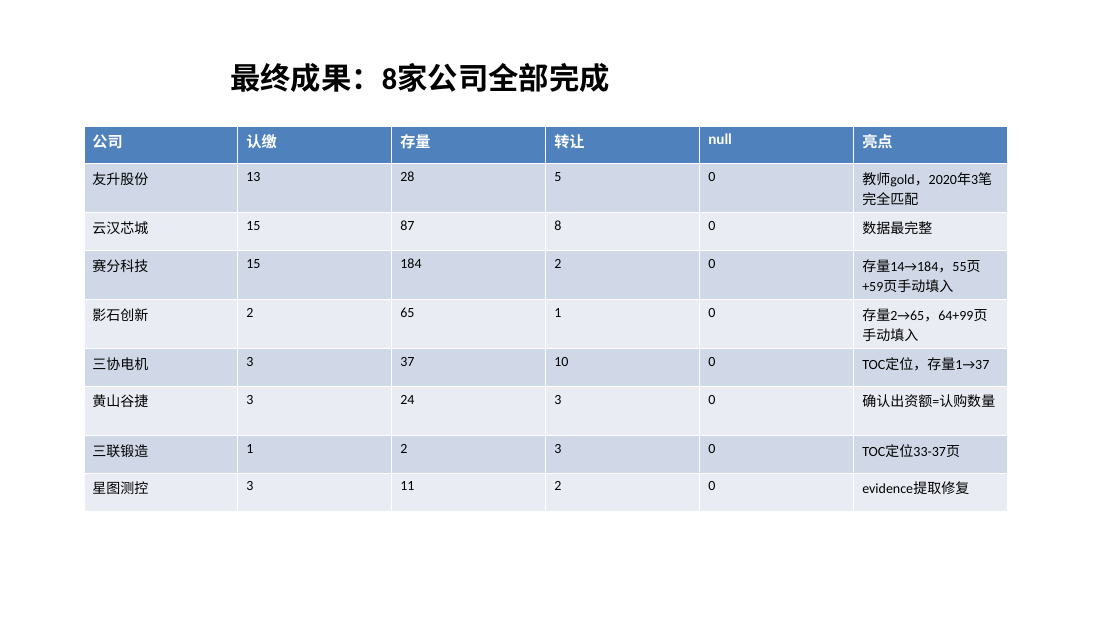
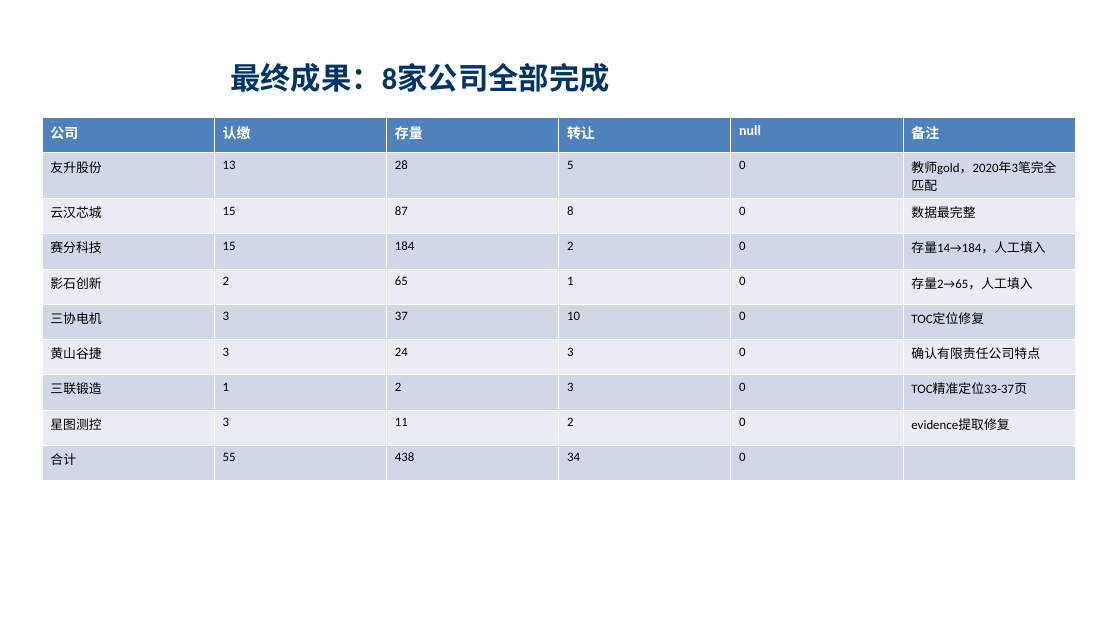
Before and after one commit to flyxx-pro/team-star, a slide deck: slide 8 of presentation/Week3_汇报_刘宇轩_苏宇垚.pptx (slide 7 before the commit). Drawn at 1120x630 pixels with LibreOffice and Linux fonts; fonts in the diff are those of the drawing. Boxes give left, top, right and bottom in pixels: in the first picture for what was removed or moved away, otherwise in the second. Text is boxed around its words. In the diff, an @@ line names an element or a change of style, - is before the commit and + after.

Commit message:
[PPT] 最终版-10页-深蓝主题-表格+踩坑+解法+TOC

```diff
--- a/presentation/Week3_汇报_刘宇轩_苏宇垚.pptx
+++ b/presentation/Week3_汇报_刘宇轩_苏宇垚.pptx
@@ title "最终成果：8家公司全部完成" at bbox=[230, 63, 610, 92]: text colour #000000 to #003366 @@
@@ table at bbox=[42, 118, 1075, 471] @@
-row 1, column 6: 亮点
+row 1, column 6: 备注
-row 4, column 6: 存量14→184，55页+59页手动填入
+row 4, column 6: 存量14→184，人工填入
-row 5, column 6: 存量2→65，64+99页手动填入
+row 5, column 6: 存量2→65，人工填入
-row 6, column 6: TOC定位，存量1→37
+row 6, column 6: TOC定位修复
-row 7, column 6: 确认出资额=认购数量
+row 7, column 6: 确认有限责任公司特点
-row 8, column 6: TOC定位33-37页
+row 8, column 6: TOC精准定位33-37页
+row 10: 合计 | 55 | 438 | 34 | 0 | 
@@ table: place and size @@
-table at bbox=[84, 126, 1007, 498]
+table at bbox=[42, 118, 1075, 471]
```
Also in this commit, not shown: 8 other slides changed, 1 slide added, 1 slide removed.
